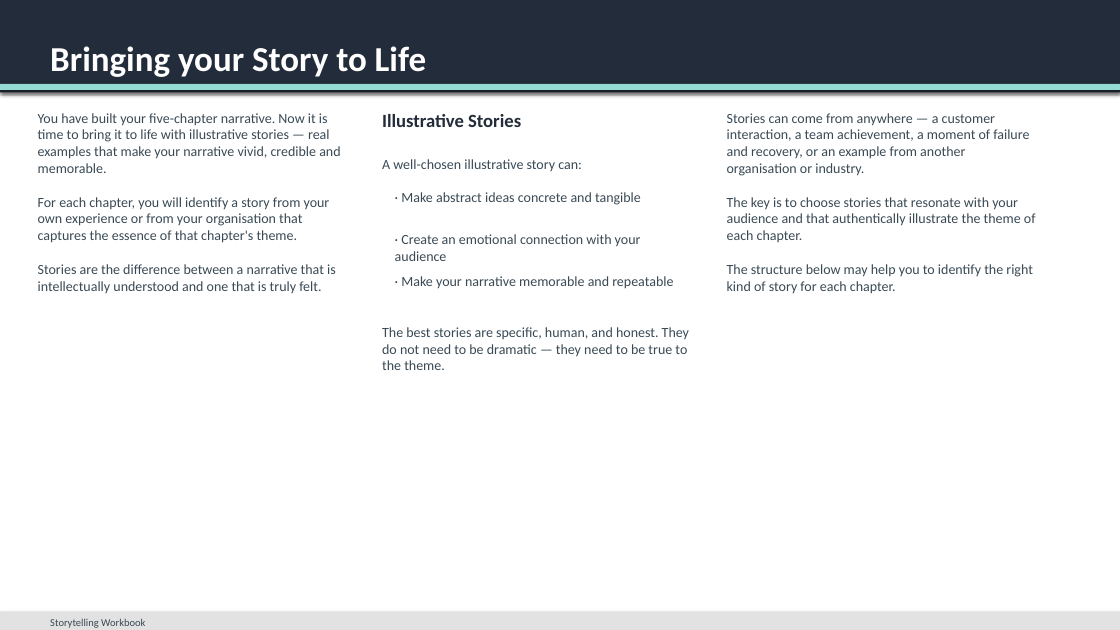
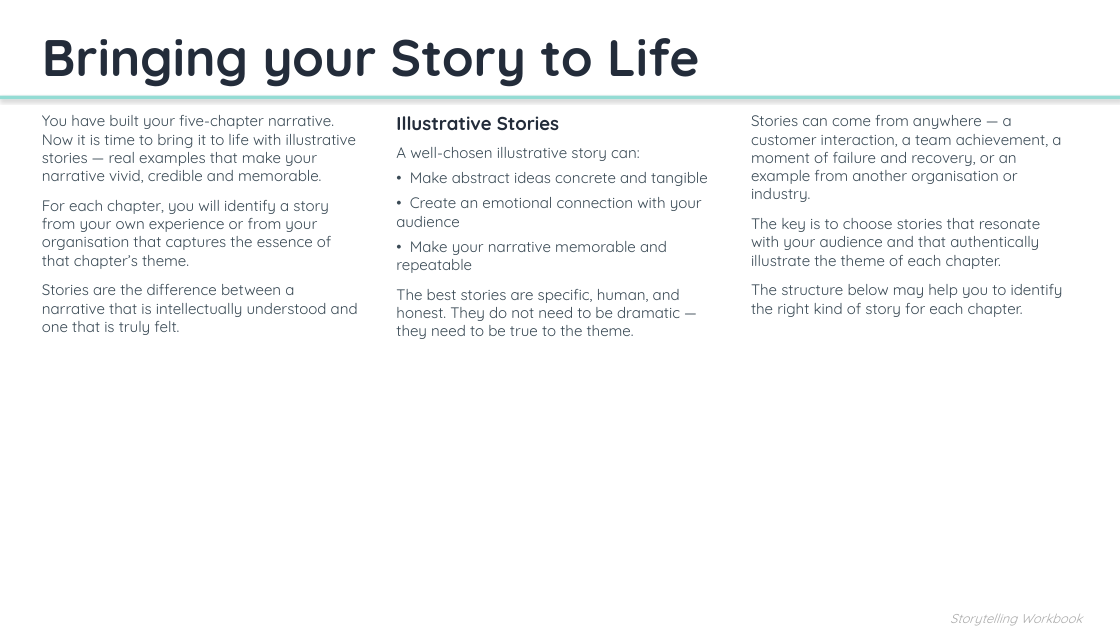
Before and after one commit to Storytelling-Workbook/Interactive-session, a slide deck: slide 13 of Storytelling_Workbook.pptx. Drawn at 1120x630 pixels with LibreOffice and Linux fonts; fonts in the diff are those of the drawing. Boxes give left, top, right and bottom in pixels: in the first picture for what was removed or moved away, otherwise in the second. Text is boxed around its words. In the diff, an @@ line names an element or a change of style, - is before the commit and + after.

```diff
--- a/Storytelling_Workbook.pptx
+++ b/Storytelling_Workbook.pptx
@@ rectangle removed at [0, 0, 1120, 92] @@
@@ text "Bringing your Story to Life": place and size @@
-text "Bringing your Story to Life" at [50, 46, 426, 77]
+text "Bringing your Story to Life" at [42, 38, 699, 87]
@@ text "Bringing your Story to Life" at [42, 38, 699, 87]: size 30 to 44 pt, font Calibri to Quicksand, text colour #FFFFFF to #232C3A @@
@@ rectangle: place and size @@
-rectangle at [0, 84, 1120, 90]
+rectangle at [0, 96, 1120, 99]
@@ text at [42, 115, 358, 335]: text changed; size 12 to 13 pt; font Calibri to Quicksand @@
-You have built your five-chapter narrative. Now it is time to bring it to life with illustrative stories — real examples that make your narrative vivid, credible and memorable.
-For each chapter, you will identify a story from your own experience or from your organisation that captures the essence of that chapter's theme.
-Stories are the difference between a narrative that is intellectually understood and one that is truly felt.
+You have built your five-chapter narrative. Now it is time to bring it to life with illustrative stories — real examples that make your narrative vivid, credible and memorable.
+For each chapter, you will identify a story from your own experience or from your organisation that captures the essence of that chapter’s theme.
+Stories are the difference between a narrative that is intellectually understood and one that is truly felt.
@@ text removed at [382, 114, 521, 127] @@
-Illustrative Stories
@@ text "Illustrative Stories": place and size @@
-text "Illustrative Stories" at [382, 327, 689, 370]
+text "Illustrative Stories" at [396, 116, 702, 339]
@@ text at [396, 116, 702, 227]: paragraphs added @@
+Illustrative Stories
+A well-chosen illustrative story can:
+• Make abstract ideas concrete and tangible
+• Create an emotional connection with your audience
+• Make your narrative memorable and repeatable
@@ text at [751, 115, 1063, 317]: text changed; size 12 to 13 pt; font Calibri to Quicksand @@
-Stories can come from anywhere — a customer interaction, a team achievement, a moment of failure and recovery, or an example from another organisation or industry.
-The key is to choose stories that resonate with your audience and that authentically illustrate the theme of each chapter.
-The structure below may help you to identify the right kind of story for each chapter.
+Stories can come from anywhere — a customer interaction, a team achievement, a moment of failure and recovery, or an example from another organisation or industry.
+The key is to choose stories that resonate with your audience and that authentically illustrate the theme of each chapter.
+The structure below may help you to identify the right kind of story for each chapter.
@@ text removed at [382, 159, 582, 171] @@
-A well-chosen illustrative story can:
@@ text removed at [401, 192, 641, 205] @@
-· Make abstract ideas concrete and tangible
@@ text removed at [395, 234, 641, 261] @@
-· Create an emotional connection with your audience
@@ text at [396, 289, 680, 339]: size 12 to 13 pt, font Calibri to Quicksand in "The best stories are specific, human, and ..." @@
@@ text removed at [401, 276, 673, 289] @@
-· Make your narrative memorable and repeatable
@@ text "Storytelling Workbook": place and size @@
-text "Storytelling Workbook" at [50, 618, 145, 628]
+text "Storytelling Workbook" at [950, 614, 1083, 626]
@@ text "Storytelling Workbook" at [950, 614, 1083, 626]: size 9 to 11 pt, font Calibri to Quicksand, text colour #3A4A55 to #AAAAAA, italic on; alignment left to right @@
@@ rectangle removed at [0, 612, 1120, 630] @@
```
Also in this commit, not shown: 23 other slides changed.
